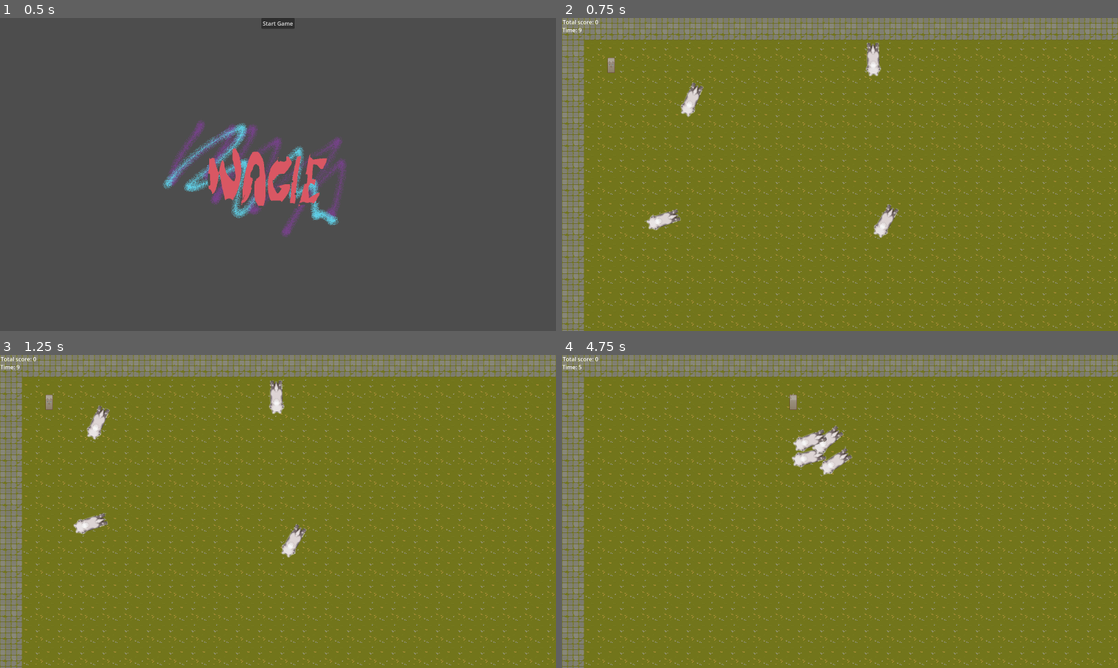
Above: before the commit, frames 1-4 (two rows, left to right).
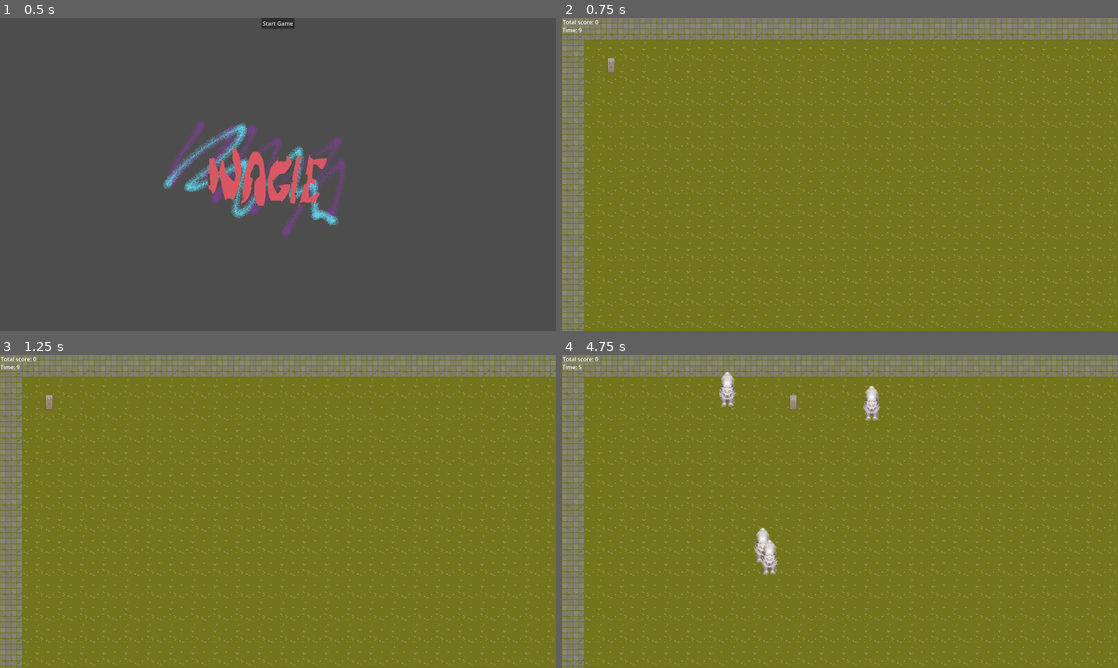
Above: after the commit, the same moments.

Repository: Huve/minor_inconvenience
Game: Godot game, scene res://StartMenu.tscn
The game is run twice, just before and just after one commit, with the same random seed, the same clock (stepped at 60 frames per second) and the same inputs.
Inputs:
- Up to frame 1 (0.5 s): no input
- Up to frame 2 (0.75 s): click "Start Game" at 0.5 s
- Up to frame 3 (1.25 s): no input
- Up to frame 4 (4.75 s): hold Right (ui_right) 1.28-2.03 s; hold Down (ui_down) 2.03-2.78 s; hold Right (ui_right) 2.78-3.53 s; hold Up (ui_up) 3.53-4.28 s; hold Left (ui_left) from 4.28 s (still down)

Frame 1 is identical in both runs. In frame 2, 0.9% of the frame differs, in the area x 15-61%, y 7-71%; in frame 3, 0.9%; in frame 4, 1.8%, in the area x 28-58%, y 5-71%.

Commit message:
Add random spawn points for enemies

Diff:
--- /dev/null
+++ b/EnemySpawnNode.gd
@@ -0,0 +1,29 @@
+extends Node2D
+
+var SPAWN_RADIUS = 500.0
+var spawn_interval = 1.0
+var spawn_timer
+@onready var player = $"../PlayerCharacterBody2D"
+
+func _ready():
+	set_process(true)
+
+	# Set up the timer to spawn enemies at regular intervals
+	spawn_timer = Timer.new()
+	spawn_timer.wait_time = spawn_interval
+	spawn_timer.timeout.connect(_on_spawn_timer_timeout)
+	add_child(spawn_timer)
+	spawn_timer.start()
+
+
+func spawnEnemy():
+	var angle = randi_range(50, 100 * PI)
+	var enemy_scene = preload("res://enemy.tscn")  # Load the enemy scene
+	var random_direction = Vector2.RIGHT.rotated(randf_range(0, TAU))
+	var spawn_position = player.global_position + (random_direction * SPAWN_RADIUS)
+	var enemy = enemy_scene.instantiate() as Node2D
+	get_parent().add_child(enemy)
+	enemy.global_position = spawn_position
+
+func _on_spawn_timer_timeout():
+	spawnEnemy()
--- a/Game.tscn
+++ b/Game.tscn
@@ -5,10 +5,10 @@
 [ext_resource type="Script" path="res://LevelTileMap.gd" id="3_7ymy6"]
 [ext_resource type="Script" path="res://PlayerCharacterBody2D.gd" id="4_7ludo"]
 [ext_resource type="Texture2D" uid="uid://u6p3vrwc2jtt" path="res://images/TX Player.png" id="4_f0eyl"]
-[ext_resource type="PackedScene" uid="uid://wbve38omeo7j" path="res://enemy.tscn" id="6_h0cjy"]
 [ext_resource type="Script" path="res://PlayerCamera2D.gd" id="6_xnst2"]
 [ext_resource type="Script" path="res://GameInfoNode.gd" id="7_y38ur"]
 [ext_resource type="Script" path="res://GameControlNode.gd" id="8_tqrfe"]
+[ext_resource type="Script" path="res://EnemySpawnNode.gd" id="10_n7cxs"]
 
 [sub_resource type="TileSetAtlasSource" id="TileSetAtlasSource_of8oy"]
 texture = ExtResource("1_wvrlh")
@@ -175,18 +175,6 @@
 limit_top = 0
 script = ExtResource("6_xnst2")
 
-[node name="wolfEnemy" parent="." instance=ExtResource("6_h0cjy")]
-position = Vector2(299, 614)
-
-[node name="wolfEnemy2" parent="." instance=ExtResource("6_h0cjy")]
-position = Vector2(930, 122)
-
-[node name="wolfEnemy3" parent="." instance=ExtResource("6_h0cjy")]
-position = Vector2(403, 252)
-
-[node name="wolfEnemy4" parent="." instance=ExtResource("6_h0cjy")]
-position = Vector2(959, 605)
-
 [node name="GameControlNode" type="Control" parent="."]
 layout_mode = 3
 anchors_preset = 0
@@ -212,4 +200,7 @@
 [node name="GameInfoNode" type="Node" parent="."]
 script = ExtResource("7_y38ur")
 
+[node name="EnemySpawnNode" type="Node2D" parent="."]
+script = ExtResource("10_n7cxs")
+
 [connection signal="timeout" from="GameControlNode/LevelTimer" to="GameControlNode" method="_on_level_timer_timeout"]
--- a/GameControlNode.gd
+++ b/GameControlNode.gd
@@ -4,12 +4,7 @@
 var time = 0
 var seconds: int = 0
 
-func countdown_timer(score: float, time: float) -> int:
-	# Update the game time.
-	score -= time
-	if score < 1:
-		score = 0
-	return int(score)
+
 
 # Called when the node enters the scene tree for the first time.
 func _ready():
--- a/GameInfoNode.gd
+++ b/GameInfoNode.gd
@@ -11,6 +11,7 @@
 var current_level_score = 0
 var global_level_time = 10
 
+@onready var player = $"../PlayerCharacterBody2D"
 
 # Called when the node enters the scene tree for the first time.
 func _ready():
--- a/PlayerCharacterBody2D.gd
+++ b/PlayerCharacterBody2D.gd
@@ -1,6 +1,7 @@
 extends CharacterBody2D
 
 @onready var _animation_player = $PlayerAnimationPlayer
+@onready var GameInfo = $"../GameInfoNode"
 
 const SPEED = 500.0
 
--- a/enemy.tscn
+++ b/enemy.tscn
@@ -87,7 +87,6 @@
 texture = ExtResource("1_h6ex5")
 hframes = 4
 vframes = 4
-frame = 12
 
 [node name="WolfAnimationPlayer" type="AnimationPlayer" parent="."]
 libraries = {
--- a/wolfEnemy.gd
+++ b/wolfEnemy.gd
@@ -1,30 +1,16 @@
 extends CharacterBody2D
 
-@export var speed = 200
-var player_position
+@export var MAX_SPEED = 200
+@onready var GameInfo = $"../GameInfoNode"
 var target_position
 
-@onready var _animation_enemy = $WolfAnimationPlayer
-@onready var player = get_parent().get_node("PlayerCharacterBody2D")
+func _process(delta):
+	var direction = get_direction_to_player()
+	velocity = direction * MAX_SPEED
+	move_and_slide()
 
-func _process(_delta):
-	pass
-	#if Input.is_action_pressed("ui_right"):
-#		_animation_enemy.play("walkRight")
-#	elif Input.is_action_pressed("ui_left"):
-#		_animation_enemy.play("walkLeft")
-#	elif Input.is_action_pressed("ui_up"):
-#		_animation_enemy.play("walkUp")
-#	elif Input.is_action_pressed("ui_down"):
-#		_animation_enemy.play("walkDown")
-#	else:
-	#	_animation_enemy.stop()
-
-func _physics_process(_delta):
-	player_position = player.position
-	target_position = (player_position - position).normalized()
-
-	if position.distance_to(player_position) > 3:
-		look_at(player_position)
-		velocity = target_position * speed
-		move_and_slide()
+func get_direction_to_player():
+	var player_node = GameInfo.player
+	if player_node != null:
+		return (player_node.global_position - global_position).normalized()
+	return Vector2.ZERO
